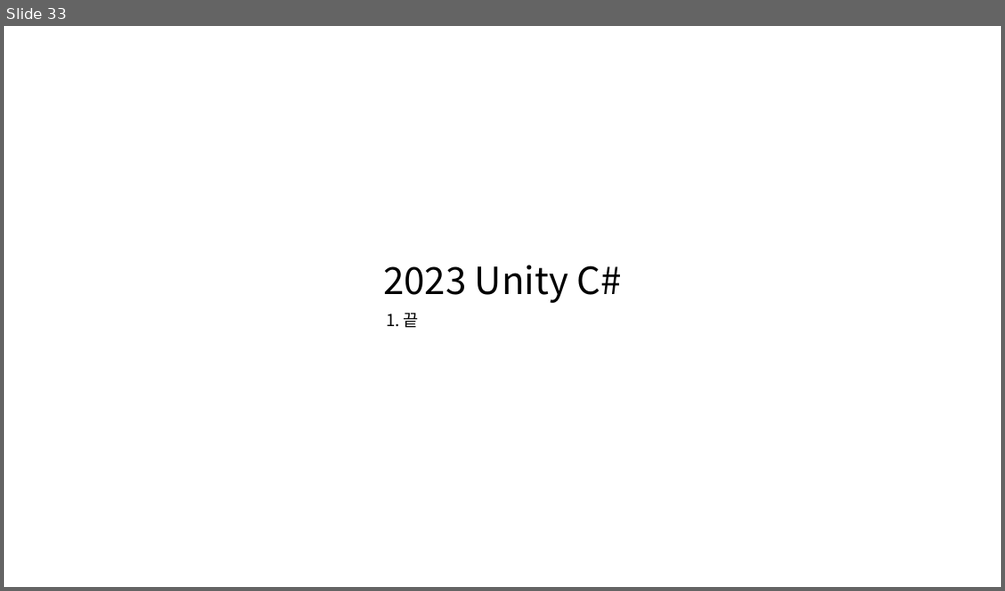
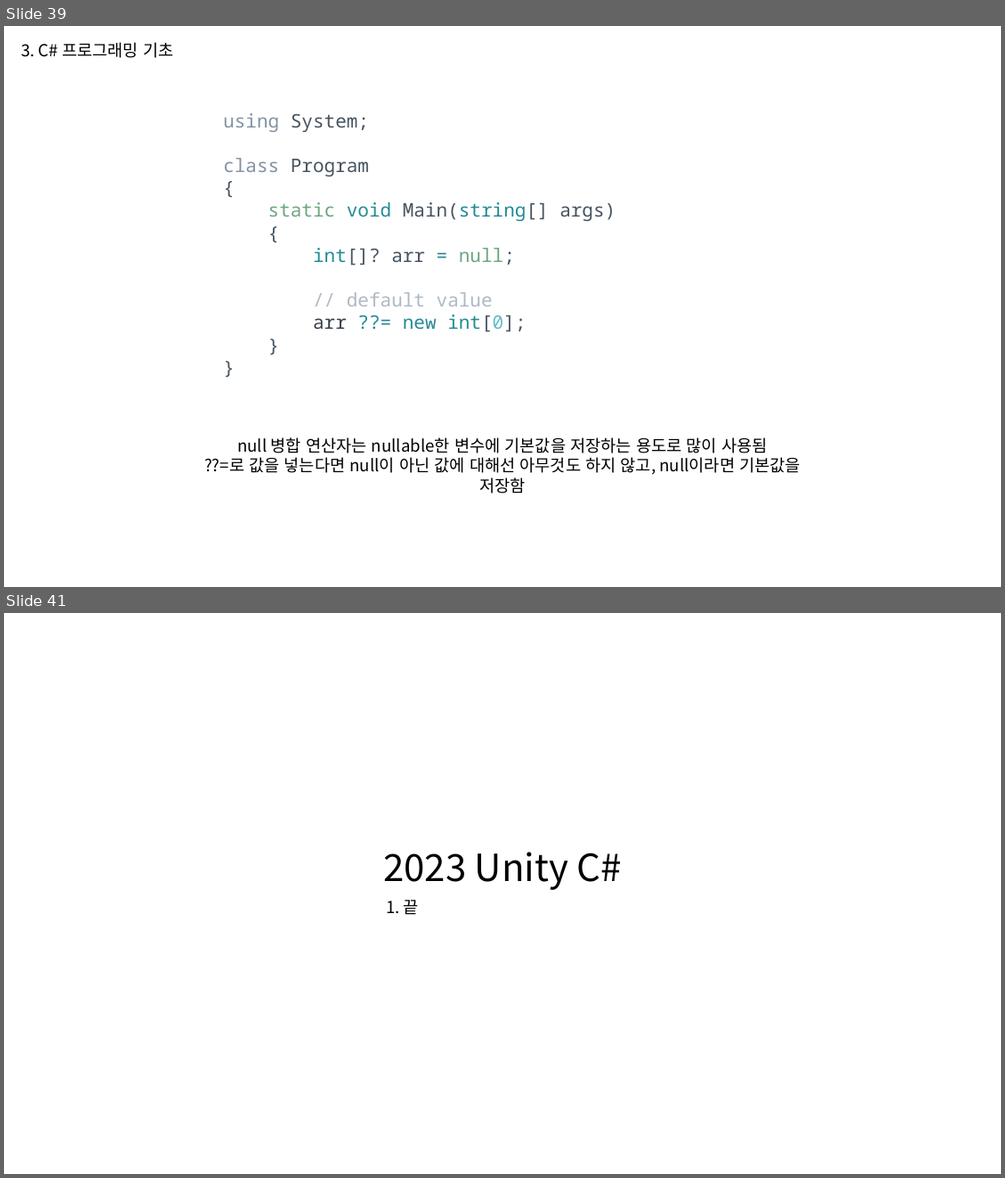
Before and after one commit to WooLyung/2023-Unity-CSharp, a slide deck: 1. C# 기초.pptx. Shown one above the other, each under a label of ours: slide 33 before the commit, slides 39 and 41 after it; the slides between them are not shown. The pictures are 1005x591 and 1005x1178 pixels, drawn with LibreOffice and Linux fonts; fonts in the diff are those of the drawing. Boxes give left, top, right and bottom in pixels: in the first picture for what was removed or moved away, otherwise in the second. Text is boxed around its words. In the diff, an @@ line names an element or a change of style, - is before the commit and + after.

```diff
--- a/1. C# 기초.pptx
+++ b/1. C# 기초.pptx
@@ slide 39 added at (x1=4, y1=26, x2=1001, y2=587), background #FFFFFF @@
@@ text added at (x1=21, y1=42, x2=173, y2=58), 16 pt, text #000000 @@
+3. C# 프로그래밍 기초
@@ text added at (x1=223, y1=113, x2=615, y2=332), 18 pt, text #465360 @@
+using System;
+class Program
+{
+static void Main(string[] args)
+{
+int[]? arr = null;
+// default value
+arr ??= new int[0];
+}
+}
@@ text added at (x1=204, y1=437, x2=801, y2=475), 16 pt, text #000000 @@
+null 병합 연산자는 nullable한 변수에 기본값을 저장하는 용도로 많이 사용됨
+??=로 값을 넣는다면 null이 아닌 값에 대해선 아무것도 하지 않고, null이라면 기본값을 저장함
@@ what was slide 33 is now slide 41 @@
```
Also in this commit, not shown: 10 slides changed, 7 other slides added.
